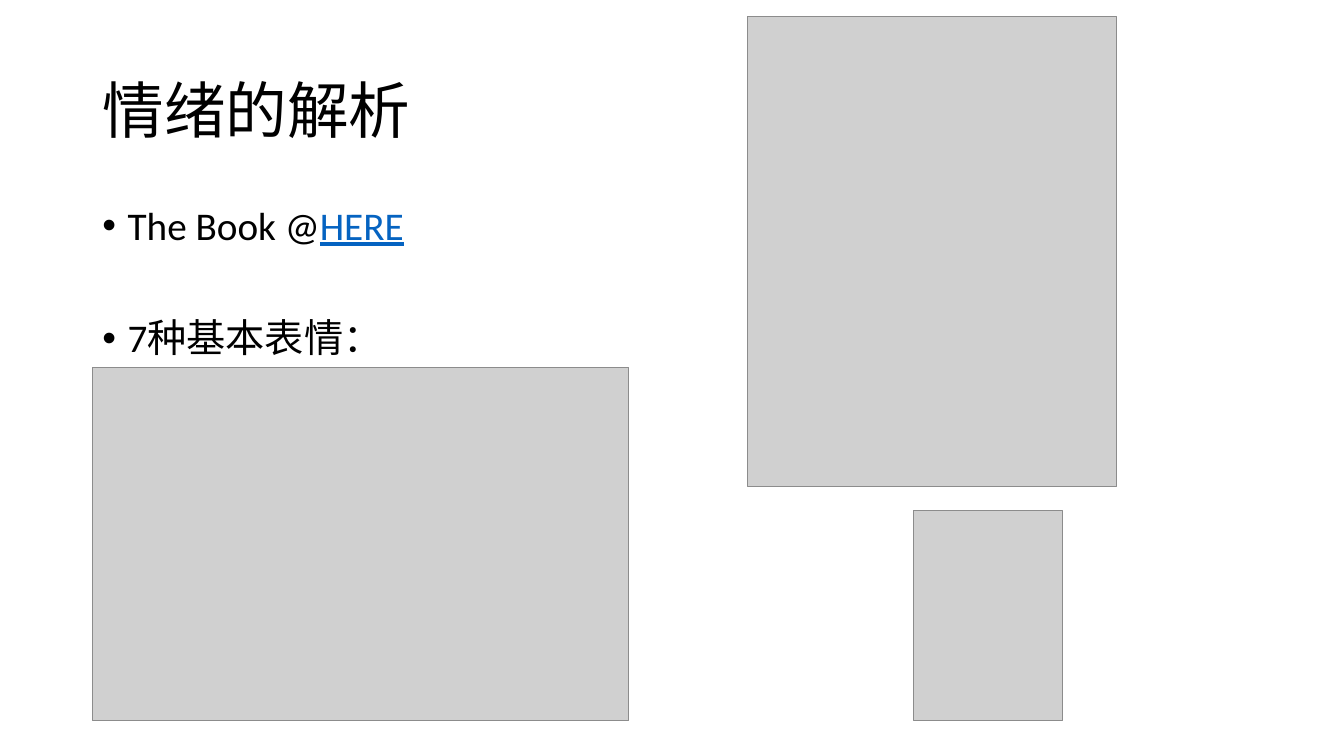
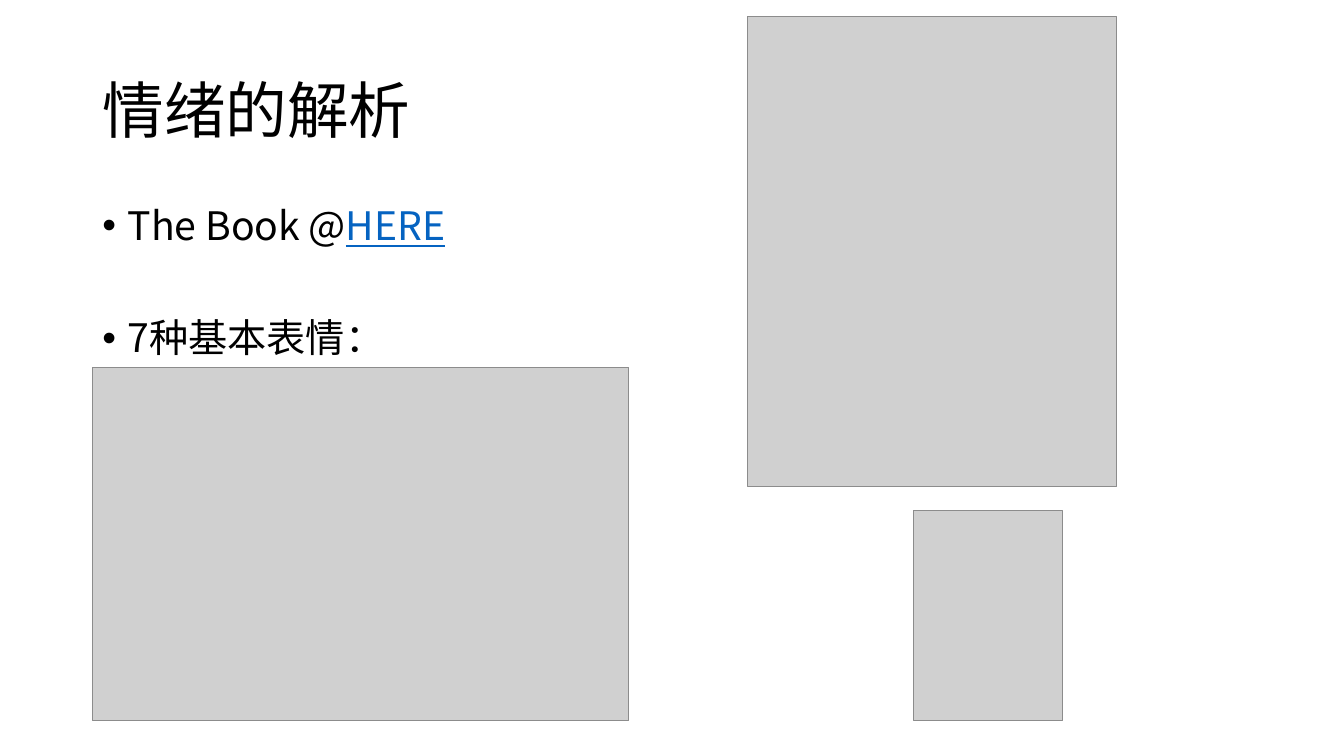
Before and after one commit to foamliu/Learning-DL, a slide deck: slide 7 of cnn/CNN.pptx. Drawn at 1344x756 pixels with LibreOffice and Linux fonts; fonts in the diff are those of the drawing; grey boxes stand for pictures. Boxes give left, top, right and bottom in pixels: in the first picture for what was removed or moved away, otherwise in the second. Text is boxed around its words. In the diff, an @@ line names an element or a change of style, - is before the commit and + after.

```diff
--- a/cnn/CNN.pptx
+++ b/cnn/CNN.pptx
@@ text "The Book @HERE" at (128, 208, 446, 355): font Calibri to Noto Sans CJK SC @@
```
Also in this commit, not shown: 6 other slides changed, 5 other files.
